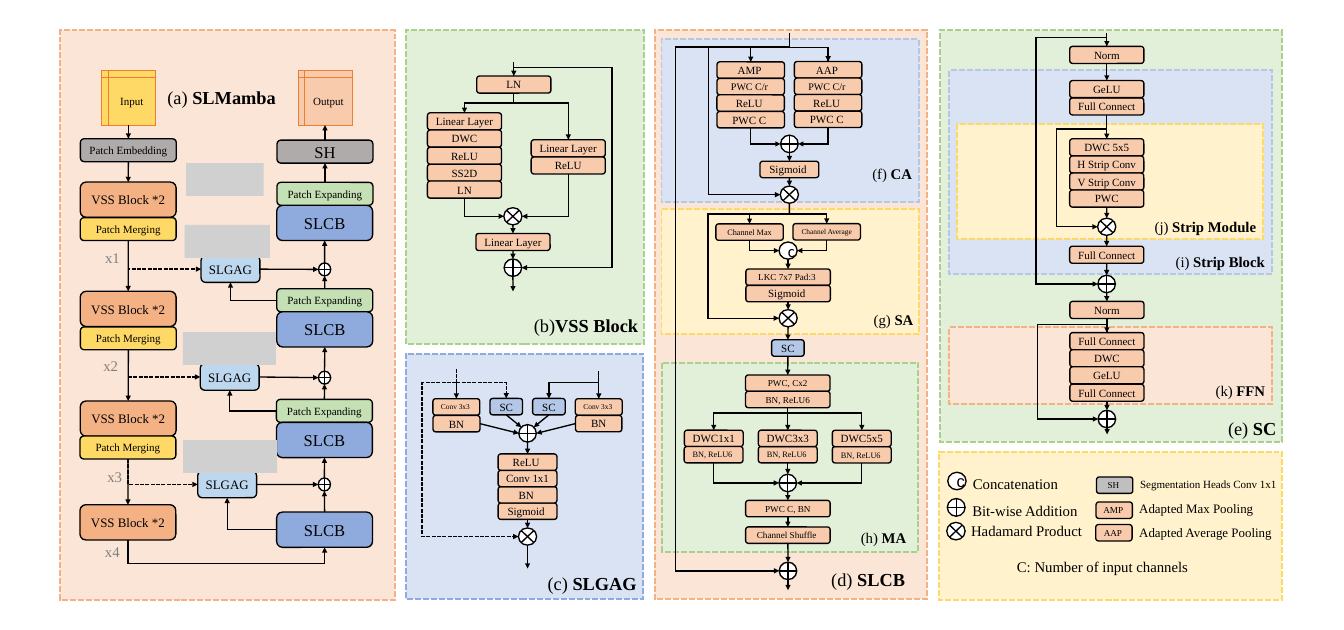
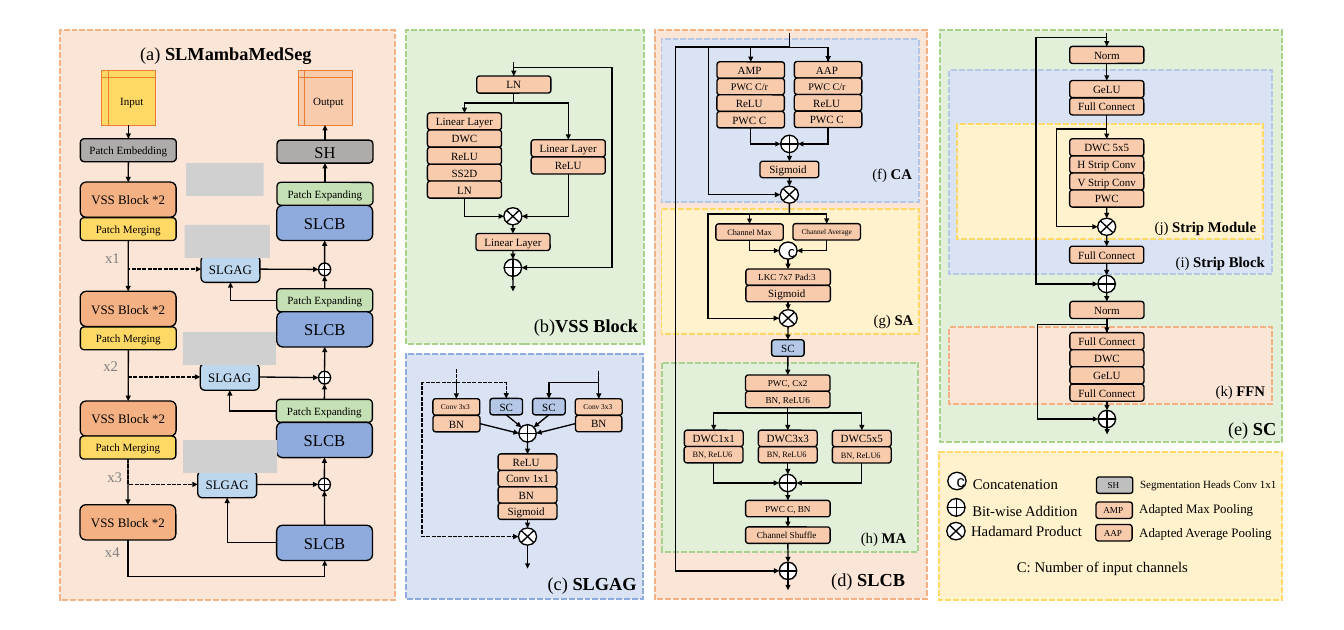
Before and after one commit to KatzenyaSax/ClusterCentralScan, a slide deck: slide 1 of pptx_old/SLMamba.pptx. Drawn at 1344x630 pixels with LibreOffice and Linux fonts; fonts in the diff are those of the drawing; grey boxes stand for pictures. Boxes give left, top, right and bottom in pixels: in the first picture for what was removed or moved away, otherwise in the second. Text is boxed around its words. In the diff, an @@ line names an element or a change of style, - is before the commit and + after.

```diff
--- a/pptx_old/SLMamba.pptx
+++ b/pptx_old/SLMamba.pptx
@@ text at (140, 47, 312, 64): text changed @@
-(a) SLMamba
+(a) SLMambaMedSeg
@@ elbow arrow moved from (276, 530) - (227, 498) to (276, 543) - (227, 498) @@
@@ arrow moved from (324, 512) - (324, 491) to (324, 525) - (324, 491) @@
@@ rounded rectangle "SLCB": place and size @@
-rounded rectangle "SLCB" at (276, 512, 372, 547)
+rounded rectangle "SLCB" at (276, 525, 372, 560)
@@ elbow arrow moved from (128, 540) - (324, 547) to (128, 540) - (324, 561) @@
```
Also in this commit, not shown: 28 other files.
